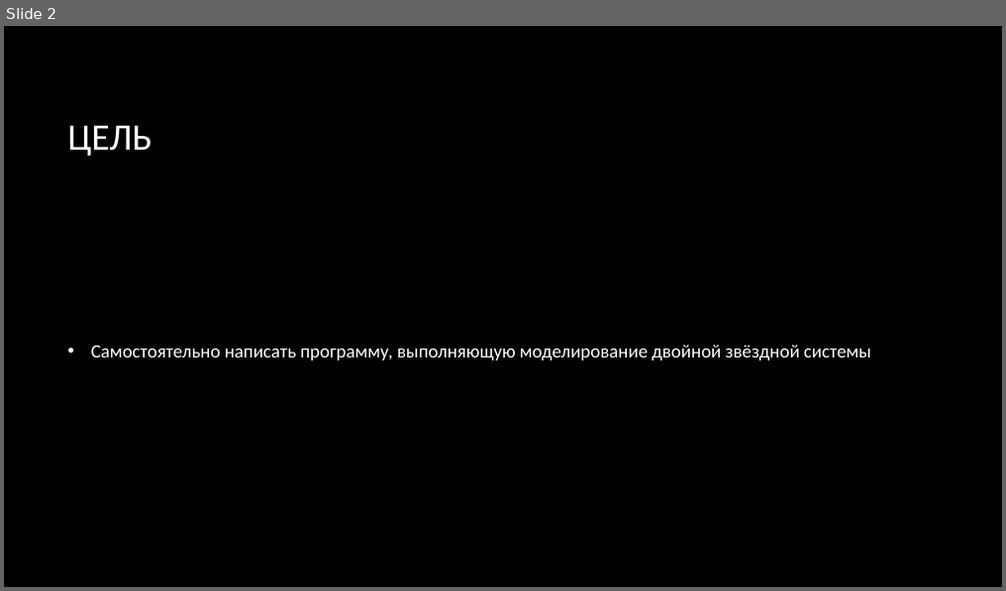
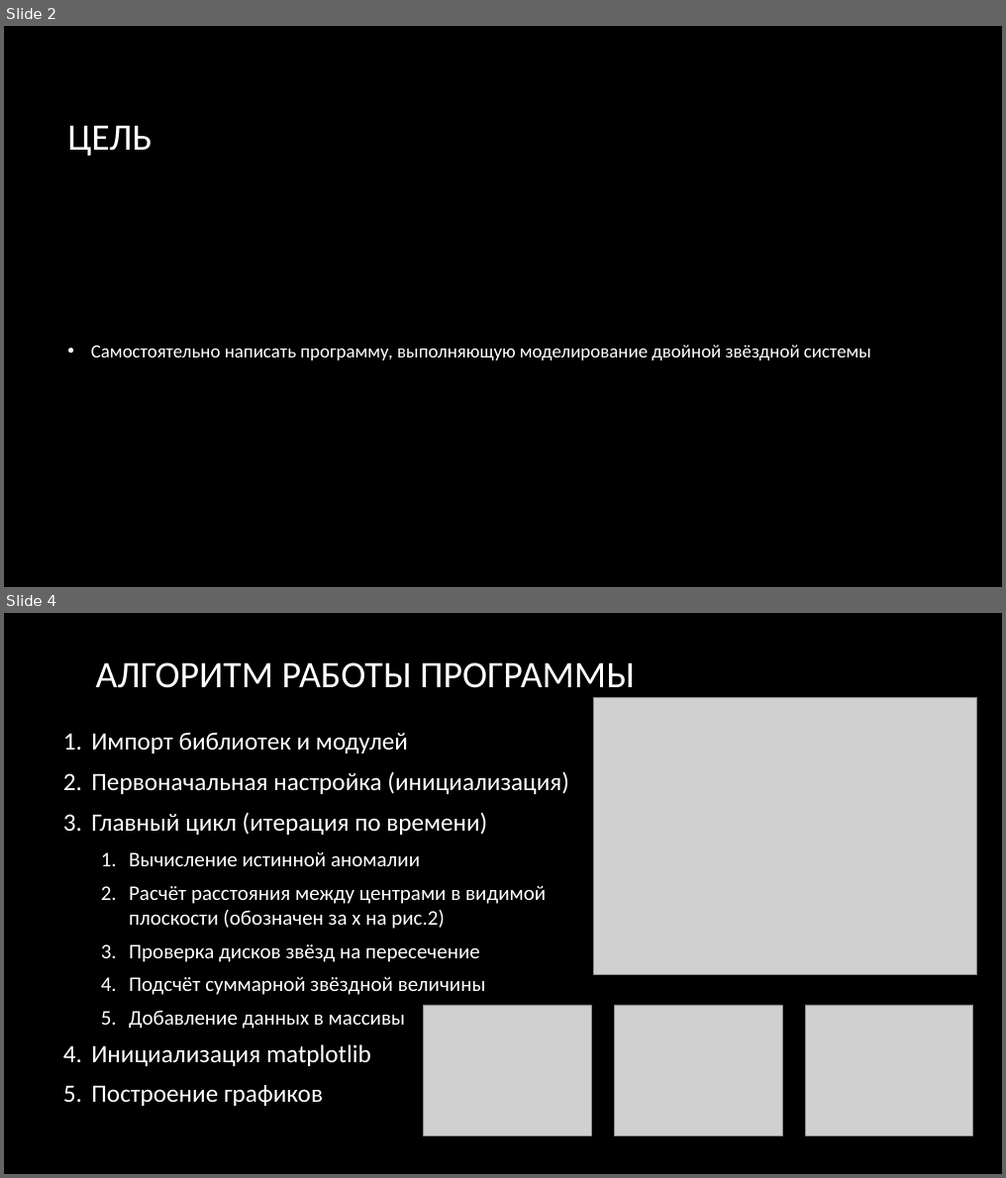
Before and after one commit to wsadqert/scientificProject, a slide deck: src/Компьютерное моделирование кривой блеска затменной звёздной системы.pptx. Shown one above the other, each under a label of ours: slide 2 before the commit, slides 2 and 4 after it; the slides between them are not shown. The pictures are 1006x591 and 1006x1178 pixels, drawn with LibreOffice and Linux fonts; fonts in the diff are those of the drawing; grey boxes stand for pictures; background and template pictures are left out. Boxes give left, top, right and bottom in pixels: in the first picture for what was removed or moved away, otherwise in the second. Text is boxed around its words. In the diff, an @@ line names an element or a change of style, - is before the commit and + after.

```diff
--- a/src/Компьютерное моделирование кривой блеска затменной звёздной системы.pptx
+++ b/src/Компьютерное моделирование кривой блеска затменной звёздной системы.pptx
@@ slide 4 added at <box>4,613,1002,1174</box>, background picture (left out) @@
@@ title added at <box>96,663,635,688</box>, 36 pt, text #FFFFFF @@
+АЛГОРИТМ РАБОТЫ ПРОГРАММЫ
@@ picture added at <box>594,697,977,973</box> @@
@@ text added at <box>91,733,569,1106</box>, 20 pt, text #FFFFFF @@
+1. Импорт библиотек и модулей
+2. Первоначальная настройка (инициализация)
+3. Главный цикл (итерация по времени)
+  1. Вычисление истинной аномалии
+  2. Расчёт расстояния между центрами в видимой плоскости (обозначен за х на рис.2)
+  3. Проверка дисков звёзд на пересечение
+  4. Подсчёт суммарной звёздной величины
+  5. Добавление данных в массивы
+4. Инициализация matplotlib
+5. Построение графиков
@@ picture added at <box>423,1005,591,1137</box> @@
@@ picture added at <box>615,1005,782,1137</box> @@
@@ picture added at <box>806,1005,973,1137</box> @@
```
Also in this commit, not shown: 3 slides changed, 5 other slides added, 1 slide removed.
